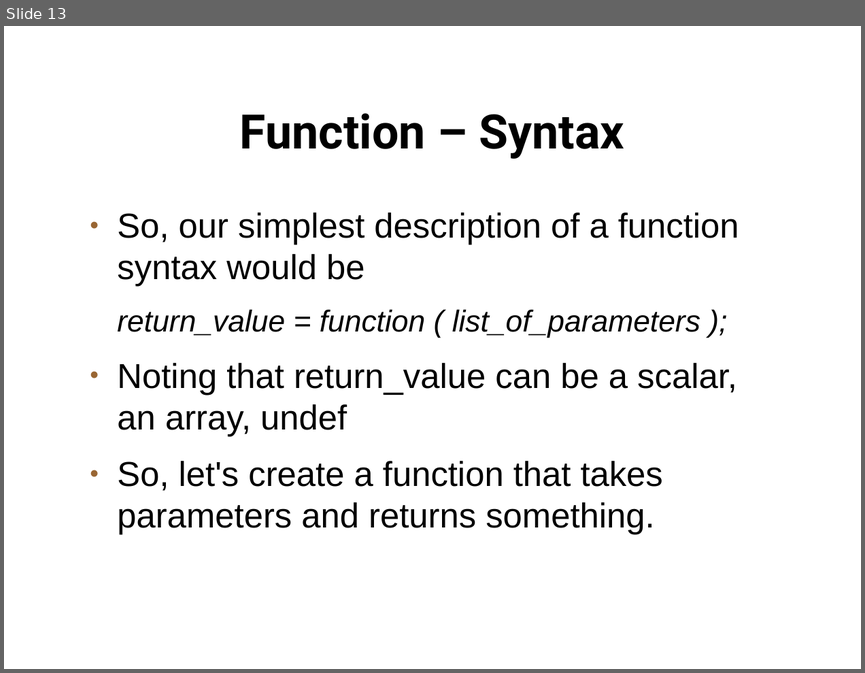
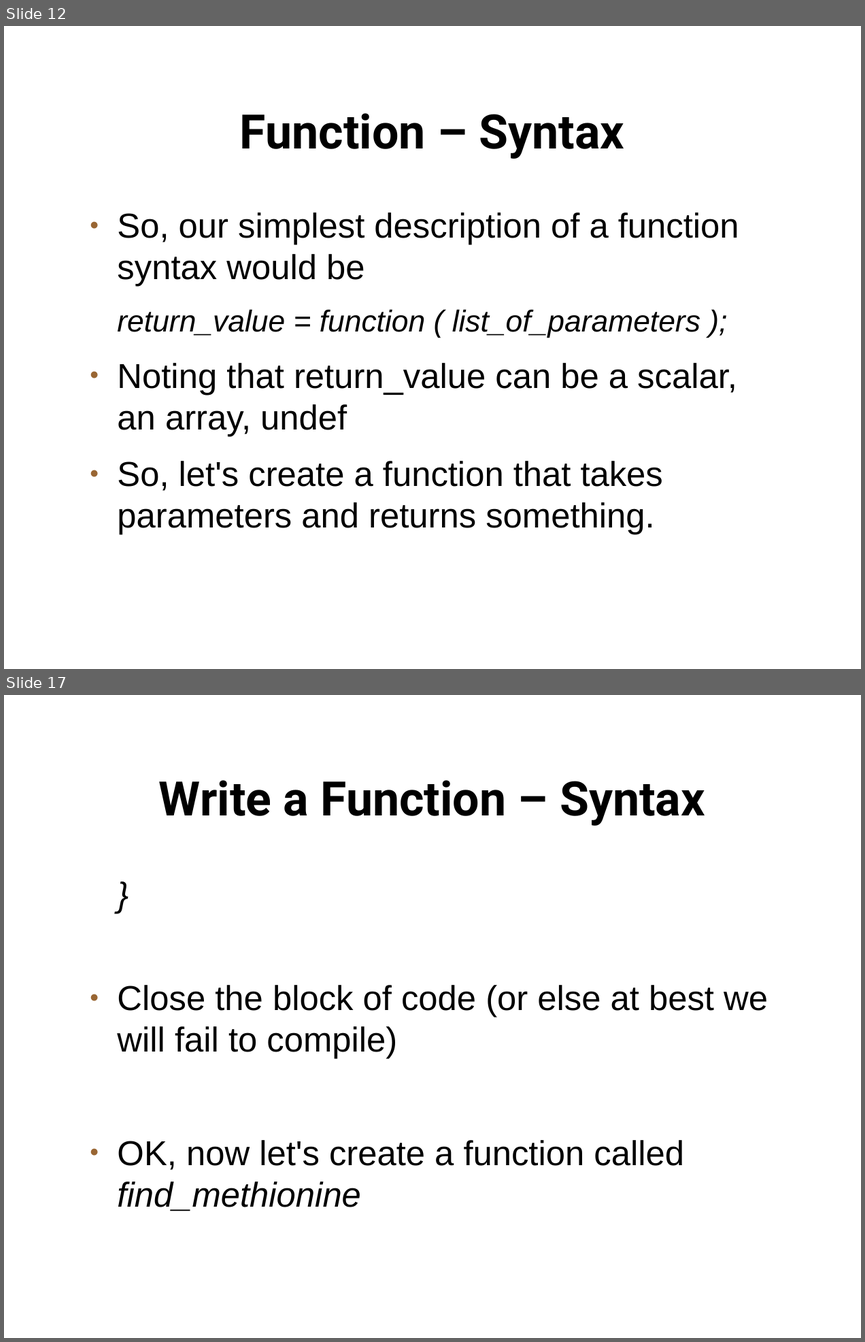
Before and after one commit to setitesuk/presentations, a slide deck: perl_course/08-functions/functions.odp. Shown one above the other, each under a label of ours: slide 13 before the commit, slides 12 and 17 after it; the slides between them are not shown. The pictures are 865x673 and 865x1342 pixels, drawn with LibreOffice and Linux fonts; fonts in the diff are those of the drawing; background and template pictures are left out. Boxes give left, top, right and bottom in pixels: in the first picture for what was removed or moved away, otherwise in the second. Text is boxed around its words. In the diff, an @@ line names an element or a change of style, - is before the commit and + after.

Commit message:
functions slides

```diff
--- a/perl_course/08-functions/functions.odp
+++ b/perl_course/08-functions/functions.odp
@@ slide 17 added at box(4, 695, 861, 1338), background picture (left out) @@
@@ title added at box(159, 780, 705, 826), 44 pt, text #000000, bold @@
+Write a Function – Syntax
@@ text added at box(117, 985, 768, 1211), 32 pt, text #000000 @@
+}
+● Close the block of code (or else at best we will fail to compile)
+● OK, now let's create a function called find_methionine
@@ what was slide 13 is now slide 12 @@
```
Also in this commit, not shown: 1 slide changed, 29 other slides added, 1 slide removed, 5 other files.
